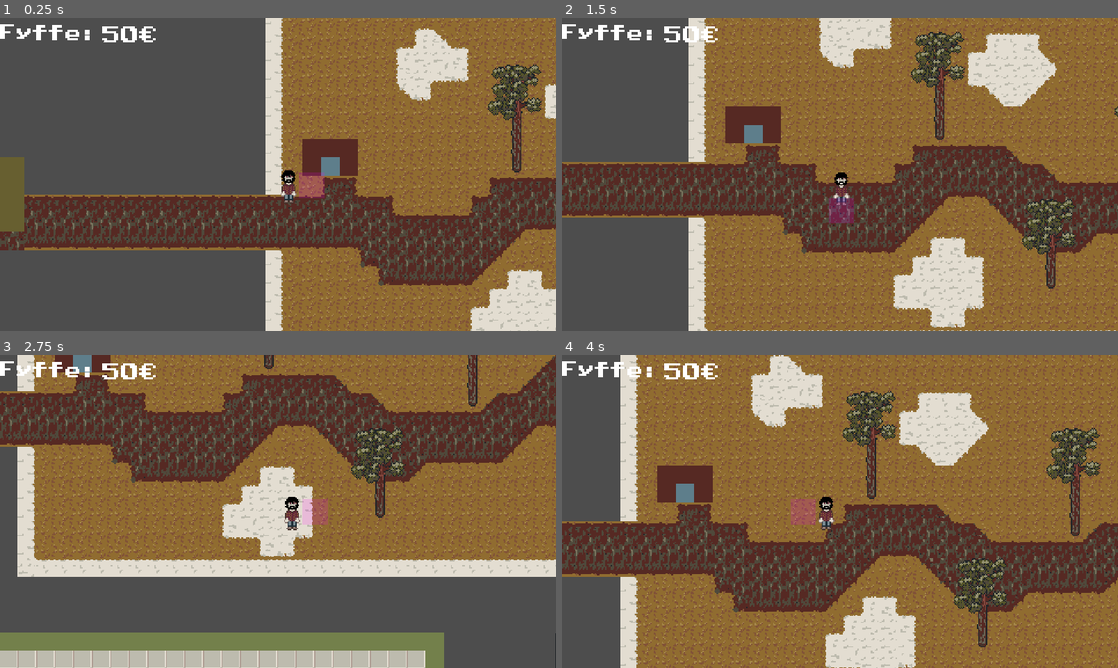
Above: before the commit, frames 1-4 (two rows, left to right).
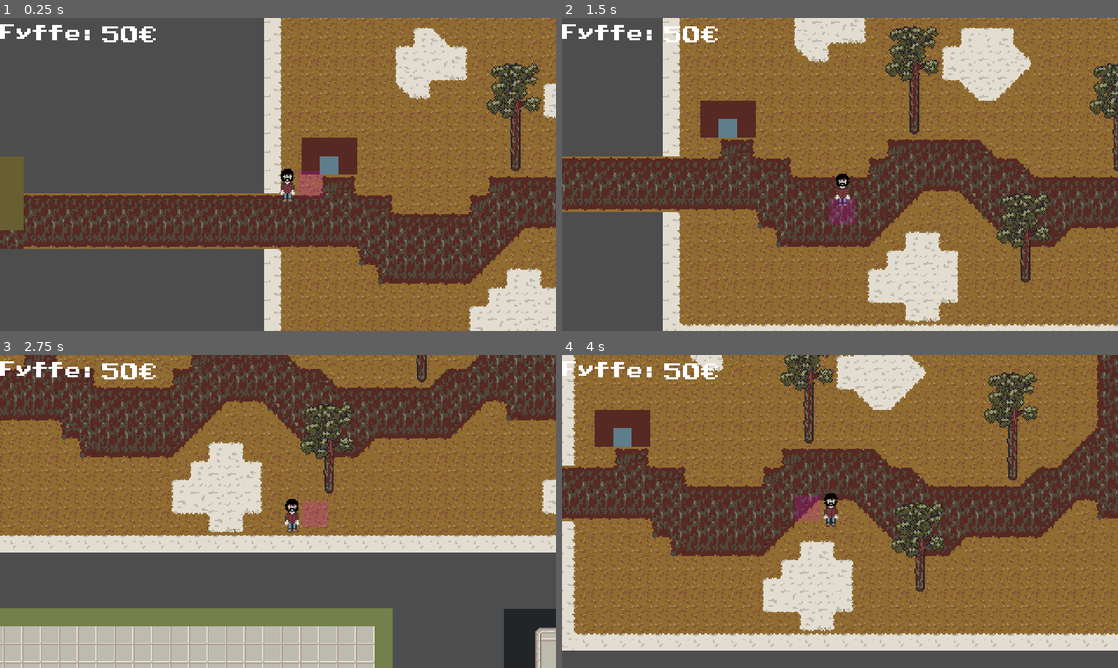
Above: after the commit, the same moments.

Repository: Rotta-Games/moonshine_valley
Game: Godot game, scene res://scenes/game.tscn
The game is run twice, just before and just after one commit, with the same random seed, the same clock (stepped at 60 frames per second) and the same inputs. This scene is started directly instead of the project's main scene.
Inputs:
- Up to frame 1 (0.25 s): no input
- Up to frame 2 (1.5 s): hold D (move_right) 0.53-1.28 s; hold E (player_action) 0.53-1.28 s; hold S (move_down) from 1.28 s (still down); tap E (player_action) at 1.35 s
- Up to frame 3 (2.75 s): release S (move_down) at 2.03 s; hold D (move_right) from 2.03 s (still down); hold E (player_action) from 2.03 s (still down)
- Up to frame 4 (4 s): release D (move_right) at 2.78 s; release E (player_action) at 2.78 s; hold W (move_up) 2.78-3.53 s; tap E (player_action) at 2.85 s; hold A (move_left) from 3.53 s (still down); hold E (player_action) from 3.53 s (still down)

The runs differ from the first frame. In frame 1, 22% of the frame differs, in the area x 0-100%, y 0-100%; in frame 2, 50%; in frame 3, 65%; in frame 4, 75%.

Commit message:
Round player and camera global pos to fix jittering

Diff:
--- a/scenes/player_camera.gd
+++ b/scenes/player_camera.gd
@@ -17,3 +17,4 @@
 		self.position = target.position
 	else:
 		self.position = lerp(self.position, target.position, delta * 10)
+		self.global_position = self.global_position.round()
--- a/scripts/player.gd
+++ b/scripts/player.gd
@@ -95,6 +95,7 @@
 	move_and_slide()
 	_update_action_indicator()
 	_update_carrying_item(cur_pos)
+	self.global_position = self.global_position.round()
 
 func _update_carrying_item(old_pos: Vector2) -> void:
 	var pos_delta = position - old_pos
